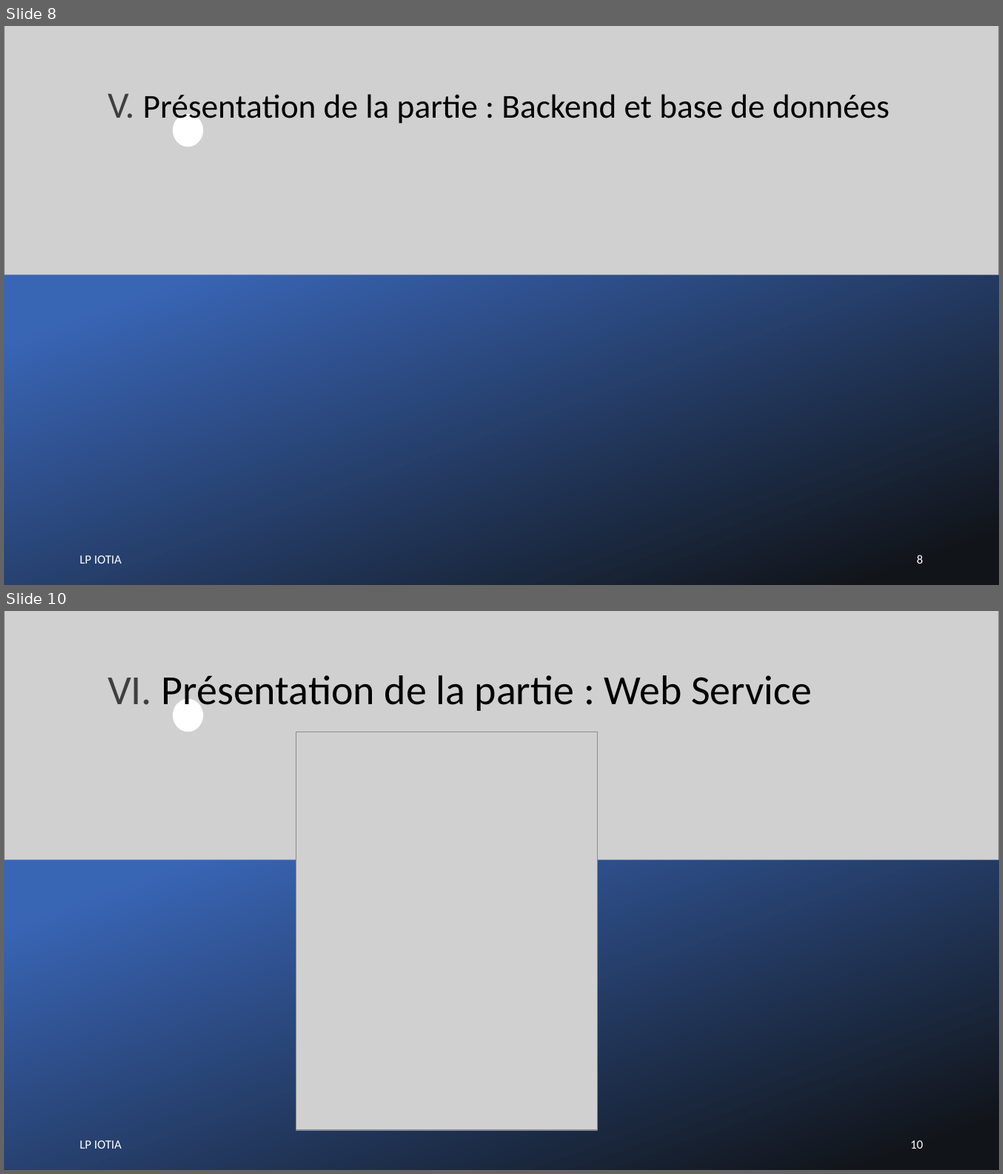
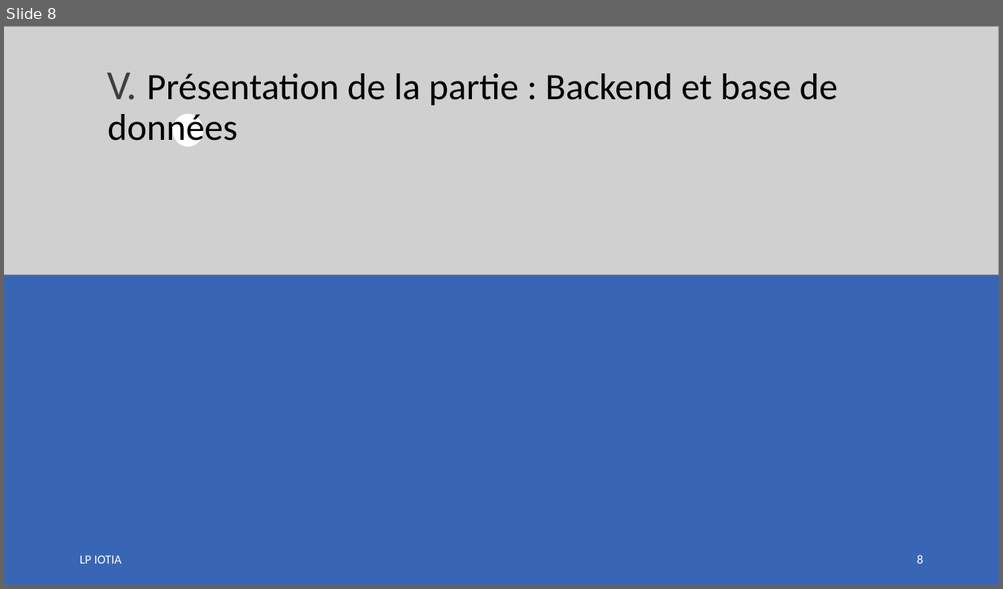
Before and after one commit to LENSAlex/ProjetIotia, a slide deck: Diapo_commun/PresentationCommune.pptx. Shown one above the other, each under a label of ours: slides 8 and 10 before the commit, slide 8 after it; the slides between them are not shown. The pictures are 1003x1174 and 1003x589 pixels, drawn with LibreOffice and Linux fonts; fonts in the diff are those of the drawing; grey boxes stand for pictures. Boxes give left, top, right and bottom in pixels: in the first picture for what was removed or moved away, otherwise in the second. Text is boxed around its words. In the diff, an @@ line names an element or a change of style, - is before the commit and + after.

Commit message:
Partie Web Service

```diff
--- a/Diapo_commun/PresentationCommune.pptx
+++ b/Diapo_commun/PresentationCommune.pptx
@@ slide 10 removed at (4,611,999,1170), background #000000 @@
@@ picture removed at (4,611,999,860) @@
@@ title removed at (108,675,811,714) @@
-VI. Présentation de la partie : Web Service
@@ ellipse removed at (173,699,203,732) @@
@@ rectangle removed at (4,722,999,1170) @@
@@ picture removed at (296,732,598,1130) @@
@@ text removed at (79,1141,122,1149) @@
-LP IOTIA
@@ page number removed at (910,1141,922,1149) @@
-10
@@ slide 8 changed as well @@
@@ picture at (4,26,999,275): rotation 0 to 180 degrees @@
@@ text "V. Présentation de la partie ..." at (108,73,838,147): size 36 to 40 pt in "V."; size 32.4 to 36 pt @@
@@ rectangle at (4,137,999,585): fill gradient #3965B5 to #11151A to #3965B5 @@
```
Also in this commit, not shown: 13 other slides changed.
